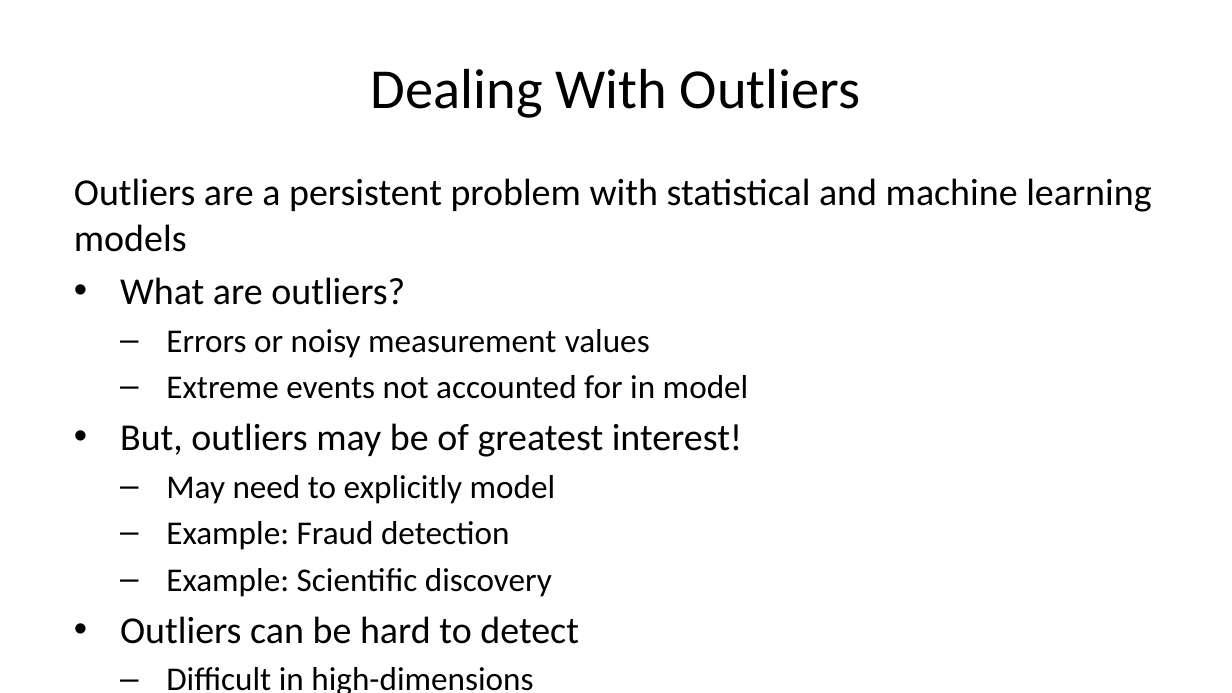
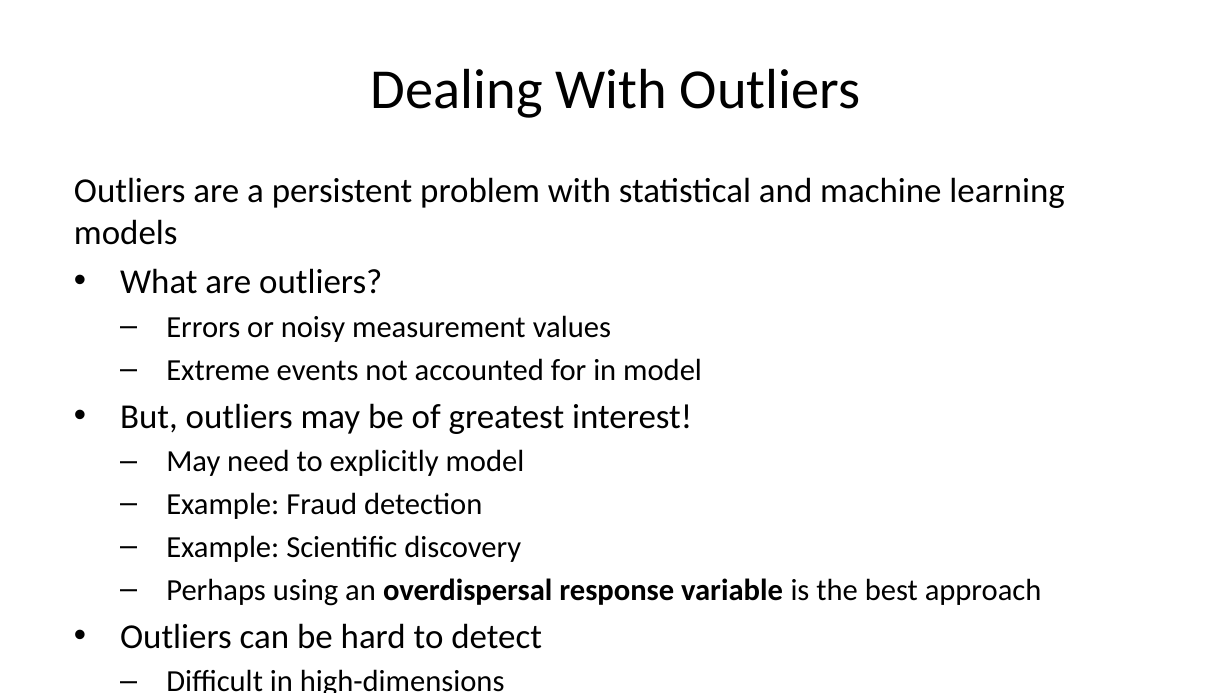
Before and after one commit to StephenElston/CSCI-E-83, a slide deck: slide 35 of LectureSlides/11_ModelsForMessyData.pptx (slide 36 before the commit). Drawn at 1232x693 pixels with LibreOffice and Linux fonts; fonts in the diff are those of the drawing. Boxes give left, top, right and bottom in pixels: in the first picture for what was removed or moved away, otherwise in the second. Text is boxed around its words. In the diff, an @@ line names an element or a change of style, - is before the commit and + after.

```diff
--- a/LectureSlides/11_ModelsForMessyData.pptx
+++ b/LectureSlides/11_ModelsForMessyData.pptx
@@ text at bbox=[74, 177, 1064, 693]: size 22.2 to 20.4 pt in "Outliers are a persistent problem with statistical ...", "What are outliers?", "But, outliers may be of greatest interest!", "Outliers can be hard to detect"; size 19.4 to 17.9 pt in "Errors or noisy measurement values", "Extreme events not accounted for in model", "May need to explicitly model", "Example: Fraud detection" and 3 more places @@
@@ text at bbox=[166, 578, 1042, 606]: paragraph added @@
+  – Perhaps using an overdispersal response variable is the best approach
```
Also in this commit, not shown: 12 other slides changed, 1 slide removed.
